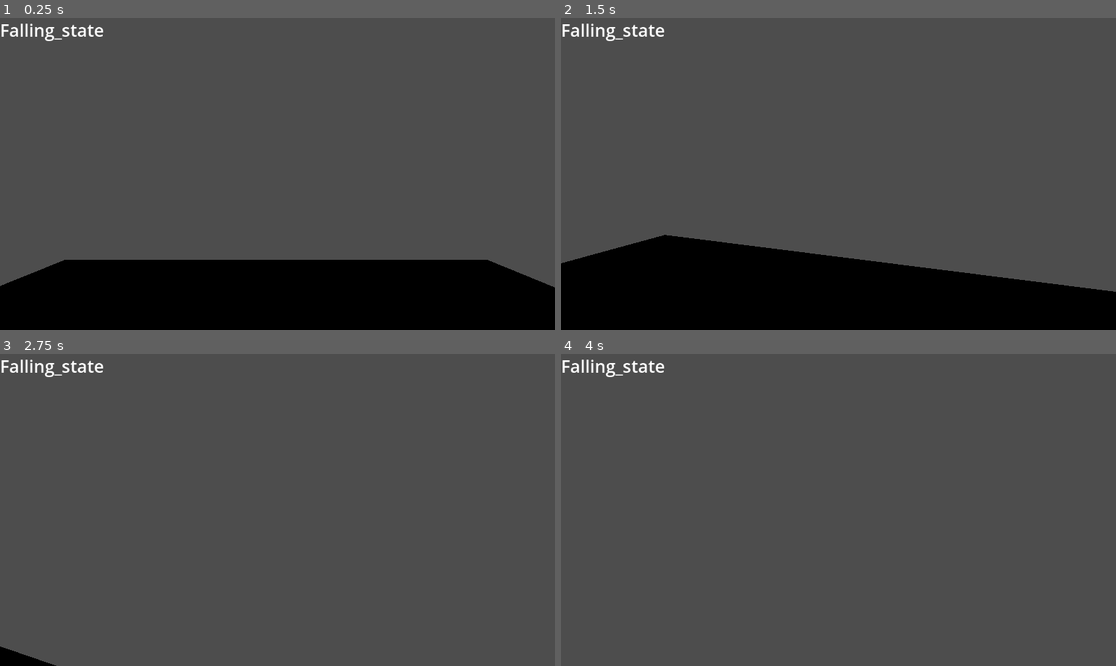
Above: before the commit, frames 1-4 (two rows, left to right).
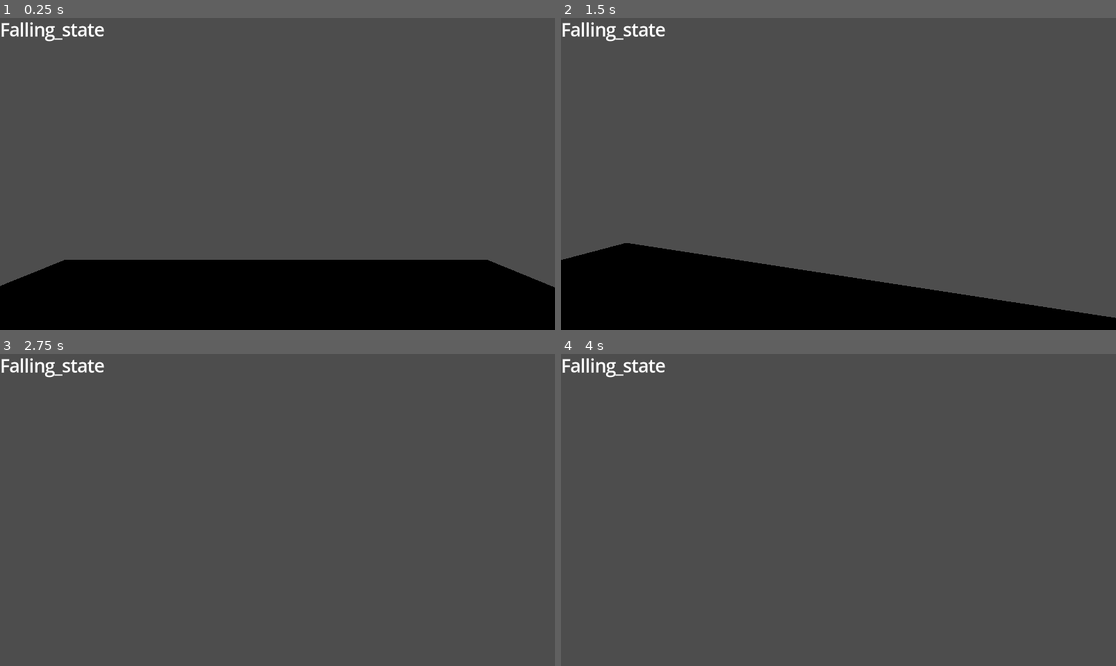
Above: after the commit, the same moments.

Repository: Groblockia/Wildroom
Game: Godot game, scene res://Levels/test.tscn
Same seed, same stepped clock (60 frames per second), same inputs: the game is played once before the commit and once after it. Before the commit the project starts from res://Scenes/test.tscn. The engine's default icon, where the game draws it, is replaced by a stand-in: a white triangle on a blue panel in a dark square.
Inputs (mouse positions are in pixels of both pictures, inside the frame that each line leads up to):
- Up to frame 1 (0.25 s): no input
- Up to frame 2 (1.5 s): move the mouse to (866, 174) at 0.52 s; hold W (forward) from 0.53 s (still down); tap Space (jump) at 0.6, 0.77, 1.07 s; move the mouse to (810, 174) at 1.27 s; tap Tab (mouse_tab) at 1.35 s
- Up to frame 3 (2.75 s): tap Space (jump) at 1.52, 1.55, 1.82, 2.1 s; move the mouse to (333, 441) at 2.02 s; release W (forward) at 2.03 s; hold D (right) from 2.03 s (still down)
- Up to frame 4 (4 s): move the mouse to (810, 572) at 2.77 s; release D (right) at 2.78 s; hold W (forward) from 2.78 s (still down); tap Tab (mouse_tab) at 2.85 s; tap Space (jump) at 3.02, 3.05, 3.32, 3.6, 3.77 s; tap Enter at 3.5 s; move the mouse to (877, 513) at 3.52 s

The runs differ from the first frame. In frame 1, 0.3% of the frame differs, in the area x 0-19%, y 1-8%; in frame 2, 5.7%, in the area x 0-100%, y 1-97%; in frame 3, 0.6%; in frame 4, 0.3%.

Commit message:
Collectible with simple animation + working diegetic counter

Diff:
--- /dev/null
+++ b/Collectibles/collectible_test.tscn
@@ -0,0 +1,96 @@
+[gd_scene load_steps=9 format=3 uid="uid://bk6gomcv3783o"]
+
+[ext_resource type="Texture2D" uid="uid://cpeux5xuf4dpn" path="res://icon.svg" id="1_6x8j2"]
+[ext_resource type="Script" uid="uid://bcpdregaxh0wi" path="res://Scripts/collectible_test.gd" id="1_cqjh6"]
+
+[sub_resource type="BoxShape3D" id="BoxShape3D_4vxrf"]
+size = Vector3(0.5, 0.5, 0.5)
+
+[sub_resource type="StandardMaterial3D" id="StandardMaterial3D_43y5d"]
+albedo_texture = ExtResource("1_6x8j2")
+uv1_triplanar = true
+
+[sub_resource type="BoxMesh" id="BoxMesh_54xhj"]
+material = SubResource("StandardMaterial3D_43y5d")
+size = Vector3(0.5, 0.5, 0.5)
+
+[sub_resource type="Animation" id="Animation_cqjh6"]
+resource_name = "collectible_bobbing"
+length = 4.0
+loop_mode = 1
+tracks/0/type = "value"
+tracks/0/imported = false
+tracks/0/enabled = true
+tracks/0/path = NodePath("MeshInstance3D:position")
+tracks/0/interp = 2
+tracks/0/loop_wrap = true
+tracks/0/keys = {
+"times": PackedFloat32Array(0, 1, 2, 3, 4),
+"transitions": PackedFloat32Array(1, 1, 1, 1, 1),
+"update": 0,
+"values": [Vector3(0, 0, 0), Vector3(0, 0.07, 0), Vector3(0, 0.16, 0), Vector3(0, 0.07, 0), Vector3(0, 0, 0)]
+}
+tracks/1/type = "value"
+tracks/1/imported = false
+tracks/1/enabled = true
+tracks/1/path = NodePath("MeshInstance3D:rotation")
+tracks/1/interp = 1
+tracks/1/loop_wrap = true
+tracks/1/keys = {
+"times": PackedFloat32Array(0, 1, 2, 3, 4),
+"transitions": PackedFloat32Array(1, 1, 1, 1, 1),
+"update": 0,
+"values": [Vector3(0, 0, 0), Vector3(0, 0.785398, 0), Vector3(0, 1.5708, 0), Vector3(0, 2.35619, 0), Vector3(0, 3.14159, 0)]
+}
+
+[sub_resource type="Animation" id="Animation_50djl"]
+length = 0.001
+tracks/0/type = "value"
+tracks/0/imported = false
+tracks/0/enabled = true
+tracks/0/path = NodePath("MeshInstance3D:position")
+tracks/0/interp = 1
+tracks/0/loop_wrap = true
+tracks/0/keys = {
+"times": PackedFloat32Array(0),
+"transitions": PackedFloat32Array(1),
+"update": 0,
+"values": [Vector3(0, 0.15, 0)]
+}
+tracks/1/type = "value"
+tracks/1/imported = false
+tracks/1/enabled = true
+tracks/1/path = NodePath("MeshInstance3D:rotation")
+tracks/1/interp = 1
+tracks/1/loop_wrap = true
+tracks/1/keys = {
+"times": PackedFloat32Array(0),
+"transitions": PackedFloat32Array(1),
+"update": 0,
+"values": [Vector3(0, 0, 0)]
+}
+
+[sub_resource type="AnimationLibrary" id="AnimationLibrary_uoins"]
+_data = {
+&"RESET": SubResource("Animation_50djl"),
+&"collectible_bobbing": SubResource("Animation_cqjh6")
+}
+
+[node name="Collectible_test" type="Area3D"]
+collision_layer = 4
+collision_mask = 2
+script = ExtResource("1_cqjh6")
+
+[node name="CollisionShape3D" type="CollisionShape3D" parent="."]
+shape = SubResource("BoxShape3D_4vxrf")
+
+[node name="MeshInstance3D" type="MeshInstance3D" parent="."]
+transform = Transform3D(1, 0, 0, 0, 1, 0, 0, 0, 1, 0, 0.15, 0)
+mesh = SubResource("BoxMesh_54xhj")
+
+[node name="AnimationPlayer" type="AnimationPlayer" parent="."]
+libraries = {
+&"": SubResource("AnimationLibrary_uoins")
+}
+
+[connection signal="body_entered" from="." to="." method="_on_body_entered"]
--- /dev/null
+++ b/Levels/test.tscn
@@ -0,0 +1,58 @@
+[gd_scene load_steps=7 format=3 uid="uid://c14s2x05mxlf5"]
+
+[ext_resource type="PackedScene" uid="uid://kw2yhxm71ddj" path="res://Player/player.tscn" id="1_p4erq"]
+[ext_resource type="Texture2D" uid="uid://cpeux5xuf4dpn" path="res://icon.svg" id="2_f87w0"]
+[ext_resource type="PackedScene" uid="uid://bk6gomcv3783o" path="res://Collectibles/collectible_test.tscn" id="3_afen0"]
+[ext_resource type="PackedScene" uid="uid://bae4nrs1qnbqn" path="res://Misc/Collectible_counter.tscn" id="4_f87w0"]
+
+[sub_resource type="StandardMaterial3D" id="StandardMaterial3D_qc4db"]
+albedo_texture = ExtResource("2_f87w0")
+uv1_triplanar = true
+
+[sub_resource type="ConcavePolygonShape3D" id="ConcavePolygonShape3D_lc1oi"]
+data = PackedVector3Array(-9, -0.5, 7.5, -9, -0.5, -7.5, -9, 0.5, -7.5, 9, -0.5, -7.5, -9, -0.5, -7.5, -9, -0.5, 7.5, -9, 0.5, -7.5, -9, -0.5, -7.5, 9, -0.5, -7.5, -9, 0.5, -7.5, -9, 0.5, 7.5, -9, -0.5, 7.5, -9, -0.5, 7.5, -9, 0.5, 7.5, 9, 0.5, 7.5, 9, 0.5, 7.5, -9, 0.5, 7.5, -9, 0.5, -7.5, -9, -0.5, 7.5, 9, -0.5, 7.5, 9, -0.5, -7.5, 9, 0.5, 7.5, 9, -0.5, 7.5, -9, -0.5, 7.5, 9, -0.5, -7.5, 9, -0.5, 7.5, 9, 0.5, 7.5, 9, -0.5, -7.5, 9, 0.5, -7.5, -9, 0.5, -7.5, -9, 0.5, -7.5, 9, 0.5, -7.5, 9, 0.5, 7.5, 9, 0.5, 7.5, 9, 0.5, -7.5, 9, -0.5, -7.5)
+
+[node name="Node3D" type="Node3D"]
+
+[node name="CharacterBody3D" parent="." instance=ExtResource("1_p4erq")]
+transform = Transform3D(1, 0, 0, 0, 1, 0, 0, 0, 1, 0, 3.72975, 0)
+
+[node name="StaticBody3D" type="StaticBody3D" parent="."]
+
+[node name="CSGBox3D" type="CSGBox3D" parent="StaticBody3D"]
+transform = Transform3D(1, 0, 0, 0, 1, 0, 0, 0, 1, -0.0581379, 0, -1.14247)
+size = Vector3(18, 1, 15)
+material = SubResource("StandardMaterial3D_qc4db")
+
+[node name="CSGBakedCollisionShape3D" type="CollisionShape3D" parent="StaticBody3D"]
+transform = Transform3D(1, 0, 0, 0, 1, 0, 0, 0, 1, -0.0581379, 0, -1.14247)
+shape = SubResource("ConcavePolygonShape3D_lc1oi")
+
+[node name="OmniLight3D" type="OmniLight3D" parent="StaticBody3D/CSGBakedCollisionShape3D"]
+transform = Transform3D(1, 0, 0, 0, 1, 0, 0, 0, 1, 0, 3, 2)
+
+[node name="Node" type="Node" parent="."]
+
+[node name="Collectible_test" parent="Node" instance=ExtResource("3_afen0")]
+transform = Transform3D(1, 0, 0, 0, 1, 0, 0, 0, 1, -3.55588, 1.06982, -3.1431)
+
+[node name="Collectible_test2" parent="Node" instance=ExtResource("3_afen0")]
+transform = Transform3D(1, 0, 0, 0, 1, 0, 0, 0, 1, -1.58413, 1.06982, -3.1431)
+
+[node name="Collectible_test3" parent="Node" instance=ExtResource("3_afen0")]
+transform = Transform3D(1, 0, 0, 0, 1, 0, 0, 0, 1, -0.681109, 1.06982, -2.0926)
+
+[node name="Collectible_test4" parent="Node" instance=ExtResource("3_afen0")]
+transform = Transform3D(1, 0, 0, 0, 1, 0, 0, 0, 1, 0.78141, 1.06982, -4.94002)
+
+[node name="Collectible_test5" parent="Node" instance=ExtResource("3_afen0")]
+transform = Transform3D(1, 0, 0, 0, 1, 0, 0, 0, 1, -2.22913, 1.06982, -5.11319)
+
+[node name="Collectible_test6" parent="Node" instance=ExtResource("3_afen0")]
+transform = Transform3D(1, 0, 0, 0, 1, 0, 0, 0, 1, -5.47969, 1.06982, -1.63175)
+
+[node name="Collectible_test7" parent="Node" instance=ExtResource("3_afen0")]
+transform = Transform3D(1, 0, 0, 0, 1, 0, 0, 0, 1, -5.82369, 1.06982, -4.51454)
+
+[node name="Collectible_counter" parent="." instance=ExtResource("4_f87w0")]
+transform = Transform3D(-0.886171, 0, 0.463358, 0, 1, 0, -0.463358, 0, -0.886171, -3.46162, 1.37579, 3.14925)
--- /dev/null
+++ b/Misc/Collectible_counter.tscn
@@ -0,0 +1,23 @@
+[gd_scene load_steps=2 format=3 uid="uid://bae4nrs1qnbqn"]
+
+[ext_resource type="Script" uid="uid://dotl7qgwlwvhp" path="res://Scripts/collectible_counter.gd" id="1_5nopc"]
+
+[node name="Collectible_counter" type="Node3D"]
+script = ExtResource("1_5nopc")
+
+[node name="CSGCombiner3D" type="CSGCombiner3D" parent="."]
+use_collision = true
+
+[node name="CSGBox3D" type="CSGBox3D" parent="CSGCombiner3D"]
+transform = Transform3D(1, 0, 0, 0, 1, 0, 0, 0, 1, 0, 0, -0.00429687)
+size = Vector3(1, 0.35, 0.108594)
+
+[node name="CSGBox3D2" type="CSGBox3D" parent="CSGCombiner3D"]
+transform = Transform3D(1, 0, 0, 0, 1, 0, 0, 0, 1, 0, 0, 0.0301098)
+operation = 2
+size = Vector3(0.8, 0.25, 0.04)
+
+[node name="Label3D" type="Label3D" parent="."]
+transform = Transform3D(1, 0, 0, 0, 1, 0, 0, 0, 1, 0, 0, 0.0133006)
+text = "Collectibles: 10"
+font_size = 21
--- a/Player/player.tscn
+++ b/Player/player.tscn
@@ -1,13 +1,11 @@
-[gd_scene load_steps=9 format=3 uid="uid://kw2yhxm71ddj"]
+[gd_scene load_steps=8 format=3 uid="uid://kw2yhxm71ddj"]
 
-[ext_resource type="Script" uid="uid://dqm1cfwcdxjfd" path="res://Scripts/player.gd" id="1_l8h54"]
-[ext_resource type="Script" uid="uid://dt1xk1l6cl4fw" path="res://Scripts/state_machine.gd" id="2_k53q1"]
-[ext_resource type="Script" uid="uid://cidy0bdb4nghc" path="res://Scripts/moving.gd" id="3_fhl08"]
-[ext_resource type="Script" uid="uid://d1qqjkkjcwjo2" path="res://Scripts/jumping.gd" id="4_vtle1"]
-[ext_resource type="Script" uid="uid://ce2psm8kmakot" path="res://Scripts/falling.gd" id="5_od3ui"]
-[ext_resource type="Script" uid="uid://df66y12g1xr1d" path="res://Scripts/idle.gd" id="6_fhl08"]
-
-[sub_resource type="CapsuleMesh" id="CapsuleMesh_fhl08"]
+[ext_resource type="Script" uid="uid://dqm1cfwcdxjfd" path="res://Scripts/Player_State_Machine/player.gd" id="1_l8h54"]
+[ext_resource type="Script" uid="uid://dt1xk1l6cl4fw" path="res://Scripts/Player_State_Machine/state_machine.gd" id="2_k53q1"]
+[ext_resource type="Script" uid="uid://cidy0bdb4nghc" path="res://Scripts/Player_State_Machine/moving.gd" id="3_fhl08"]
+[ext_resource type="Script" uid="uid://d1qqjkkjcwjo2" path="res://Scripts/Player_State_Machine/jumping.gd" id="4_vtle1"]
+[ext_resource type="Script" uid="uid://ce2psm8kmakot" path="res://Scripts/Player_State_Machine/falling.gd" id="5_od3ui"]
+[ext_resource type="Script" uid="uid://df66y12g1xr1d" path="res://Scripts/Player_State_Machine/idle.gd" id="6_fhl08"]
 
 [sub_resource type="CapsuleShape3D" id="CapsuleShape3D_k53q1"]
 
@@ -15,13 +13,9 @@
 collision_layer = 2
 collision_mask = 13
 script = ExtResource("1_l8h54")
-ACCELERATION_SPEED = 5
+ACCELERATION_SPEED = 9
 DECCELERATION_SPEED = 11
-SPEED = 5
-
-[node name="MeshInstance3D" type="MeshInstance3D" parent="."]
-visible = false
-mesh = SubResource("CapsuleMesh_fhl08")
+SPEED = 6
 
 [node name="CollisionShape3D" type="CollisionShape3D" parent="."]
 shape = SubResource("CapsuleShape3D_k53q1")
--- a/Scenes/test.tscn
+++ /dev/null
@@ -1,30 +0,0 @@
-[gd_scene load_steps=5 format=3 uid="uid://c14s2x05mxlf5"]
-
-[ext_resource type="PackedScene" uid="uid://kw2yhxm71ddj" path="res://Player/player.tscn" id="1_lc1oi"]
-[ext_resource type="Texture2D" uid="uid://cpeux5xuf4dpn" path="res://icon.svg" id="2_8od7v"]
-
-[sub_resource type="StandardMaterial3D" id="StandardMaterial3D_qc4db"]
-albedo_texture = ExtResource("2_8od7v")
-uv1_triplanar = true
-
-[sub_resource type="ConcavePolygonShape3D" id="ConcavePolygonShape3D_lc1oi"]
-data = PackedVector3Array(-9, -0.5, 7.5, -9, -0.5, -7.5, -9, 0.5, -7.5, 9, -0.5, -7.5, -9, -0.5, -7.5, -9, -0.5, 7.5, -9, 0.5, -7.5, -9, -0.5, -7.5, 9, -0.5, -7.5, -9, 0.5, -7.5, -9, 0.5, 7.5, -9, -0.5, 7.5, -9, -0.5, 7.5, -9, 0.5, 7.5, 9, 0.5, 7.5, 9, 0.5, 7.5, -9, 0.5, 7.5, -9, 0.5, -7.5, -9, -0.5, 7.5, 9, -0.5, 7.5, 9, -0.5, -7.5, 9, 0.5, 7.5, 9, -0.5, 7.5, -9, -0.5, 7.5, 9, -0.5, -7.5, 9, -0.5, 7.5, 9, 0.5, 7.5, 9, -0.5, -7.5, 9, 0.5, -7.5, -9, 0.5, -7.5, -9, 0.5, -7.5, 9, 0.5, -7.5, 9, 0.5, 7.5, 9, 0.5, 7.5, 9, 0.5, -7.5, 9, -0.5, -7.5)
-
-[node name="Node3D" type="Node3D"]
-
-[node name="CharacterBody3D" parent="." instance=ExtResource("1_lc1oi")]
-transform = Transform3D(1, 0, 0, 0, 1, 0, 0, 0, 1, 0, 3.72975, 0)
-
-[node name="StaticBody3D" type="StaticBody3D" parent="."]
-
-[node name="CSGBox3D" type="CSGBox3D" parent="StaticBody3D"]
-transform = Transform3D(1, 0, 0, 0, 1, 0, 0, 0, 1, -0.0581379, 0, -1.14247)
-size = Vector3(18, 1, 15)
-material = SubResource("StandardMaterial3D_qc4db")
-
-[node name="CSGBakedCollisionShape3D" type="CollisionShape3D" parent="StaticBody3D"]
-transform = Transform3D(1, 0, 0, 0, 1, 0, 0, 0, 1, -0.0581379, 0, -1.14247)
-shape = SubResource("ConcavePolygonShape3D_lc1oi")
-
-[node name="OmniLight3D" type="OmniLight3D" parent="StaticBody3D/CSGBakedCollisionShape3D"]
-transform = Transform3D(1, 0, 0, 0, 1, 0, 0, 0, 1, 0, 3, 2)
--- a/Scripts/idle.gd
+++ b/Scripts/Player_State_Machine/idle.gd
@@ -16,15 +16,12 @@
 
 	#if in the air:
 	if !parent.is_on_floor():
-		print("rentrer en falling_state")
 		return falling_state
 
 	#if trying to jump
 	if Input.is_action_just_pressed("jump") and parent.is_on_floor():
-		print("passage a jumping_state")
 		return jumping_state
 
 	#if trying to move
 	if Input.get_vector("forward", "backward", "left", "right") != Vector2.ZERO:
-		print("passage a moving_state")
 		return moving_state
--- a/Scripts/moving.gd
+++ b/Scripts/Player_State_Machine/moving.gd
@@ -15,7 +15,6 @@
 
 	#if in the air
 	if !parent.is_on_floor():
-		print("rentrer en falling_state")
 		return falling_state
 
 	#if no movement
--- /dev/null
+++ b/Scripts/collectible_counter.gd
@@ -0,0 +1,4 @@
+extends Node3D
+
+func _process(_delta: float) -> void:
+	$Label3D.text = "Collectibles: " + str(Global.collectible_count)
--- /dev/null
+++ b/Scripts/collectible_test.gd
@@ -0,0 +1,9 @@
+extends Area3D
+
+
+func _on_body_entered(_body: Node3D) -> void:
+	Global.collectible_count += 1
+	queue_free()
+
+func _process(delta: float) -> void:
+	$AnimationPlayer.play("collectible_bobbing")
--- /dev/null
+++ b/Scripts/global.gd
@@ -0,0 +1,3 @@
+extends Node
+
+var collectible_count = 0
--- a/project.godot
+++ b/project.godot
@@ -14,6 +14,14 @@
 run/main_scene="uid://c14s2x05mxlf5"
 config/features=PackedStringArray("4.4", "Forward Plus")
 config/icon="res://icon.svg"
+
+[autoload]
+
+Global="*res://Scripts/global.gd"
+
+[gui]
+
+theme/default_font_multichannel_signed_distance_field=true
 
 [input]
 
Renamed: Scripts/State.gd -> Scripts/Player_State_Machine/State.gd
Renamed: Scripts/State.gd.uid -> Scripts/Player_State_Machine/State.gd.uid
Renamed: Scripts/falling.gd -> Scripts/Player_State_Machine/falling.gd
Renamed: Scripts/falling.gd.uid -> Scripts/Player_State_Machine/falling.gd.uid
Renamed: Scripts/idle.gd.uid -> Scripts/Player_State_Machine/idle.gd.uid
Renamed: Scripts/jumping.gd -> Scripts/Player_State_Machine/jumping.gd
Renamed: Scripts/jumping.gd.uid -> Scripts/Player_State_Machine/jumping.gd.uid
Renamed: Scripts/moving.gd.uid -> Scripts/Player_State_Machine/moving.gd.uid
Renamed: Scripts/player.gd -> Scripts/Player_State_Machine/player.gd
Renamed: Scripts/player.gd.uid -> Scripts/Player_State_Machine/player.gd.uid
Renamed: Scripts/state_machine.gd -> Scripts/Player_State_Machine/state_machine.gd
Renamed: Scripts/state_machine.gd.uid -> Scripts/Player_State_Machine/state_machine.gd.uid
(and 3 more such lines)
